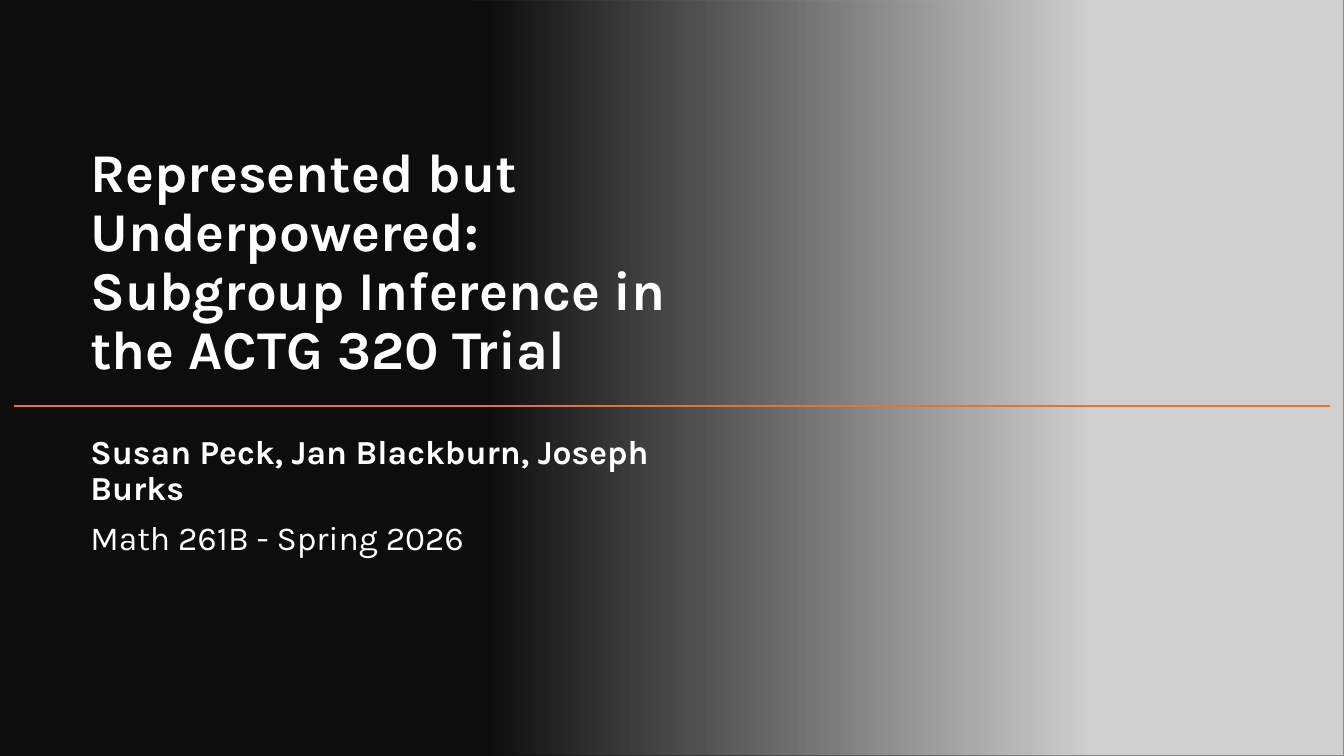
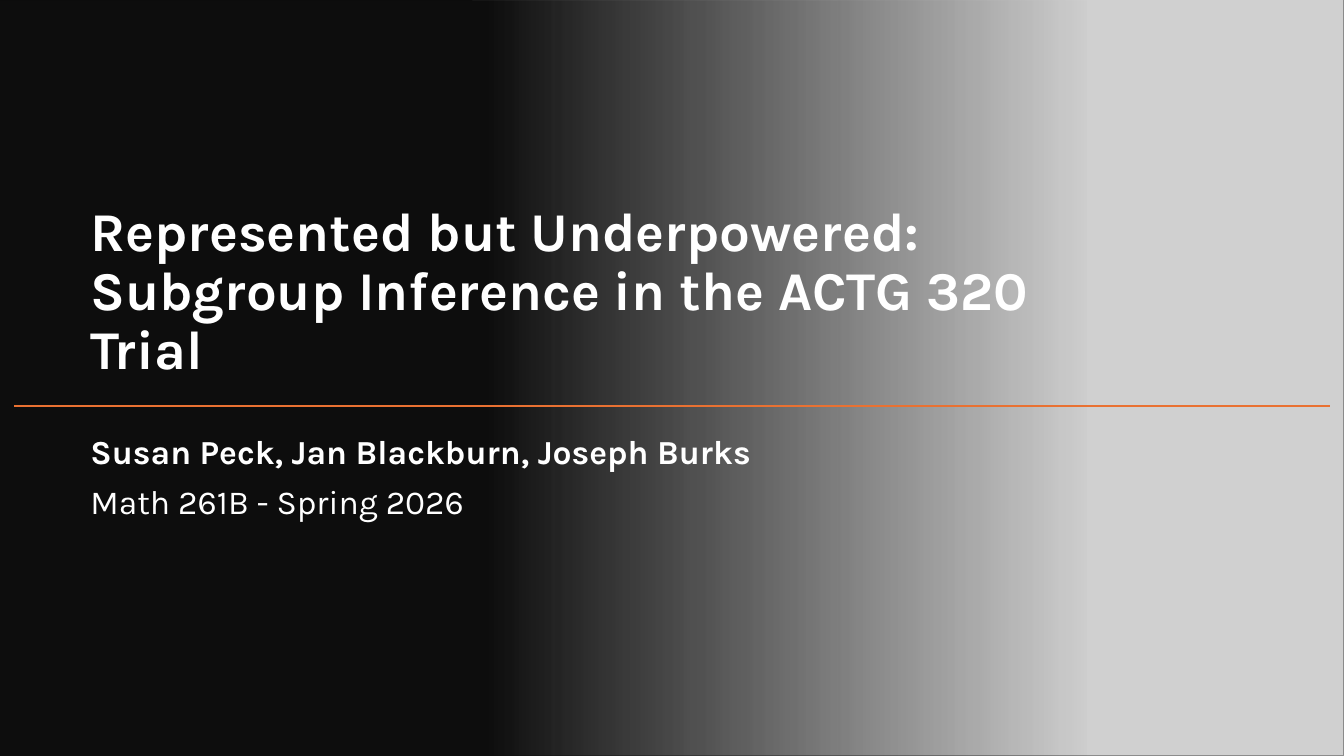
Before and after one commit to susanpeck/Math261BExperimentalDesignProject, a slide deck: slide 1 of Document_Files/Presentation_Slides_v3.pptx. Drawn at 1344x756 pixels with LibreOffice and Linux fonts; fonts in the diff are those of the drawing; grey boxes stand for pictures. Boxes give left, top, right and bottom in pixels: in the first picture for what was removed or moved away, otherwise in the second. Text is boxed around its words. In the diff, an @@ line names an element or a change of style, - is before the commit and + after.

```diff
--- a/Document_Files/Presentation_Slides_v3.pptx
+++ b/Document_Files/Presentation_Slides_v3.pptx
@@ title "Represented but Underpowered: Subgroup Inference ..." rewrapped from (90,154,666,370) to (90,202,1028,370) @@
@@ subtitle "Susan Peck, Jan Blackburn, Joseph ..." rewrapped from (90,441,649,559) to (90,441,751,523) @@
```
Also in this commit, not shown: 3 other slides changed.
